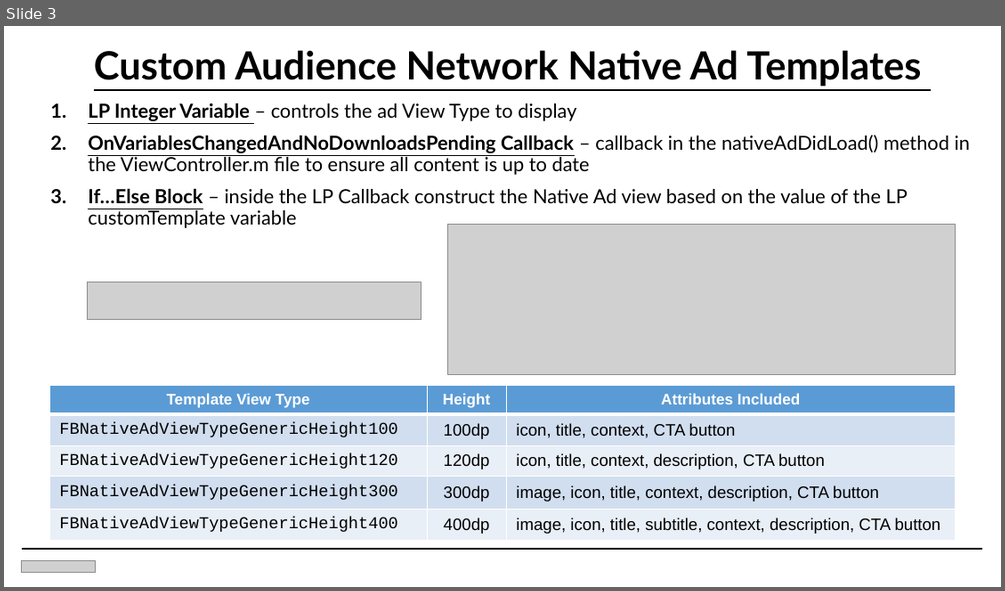
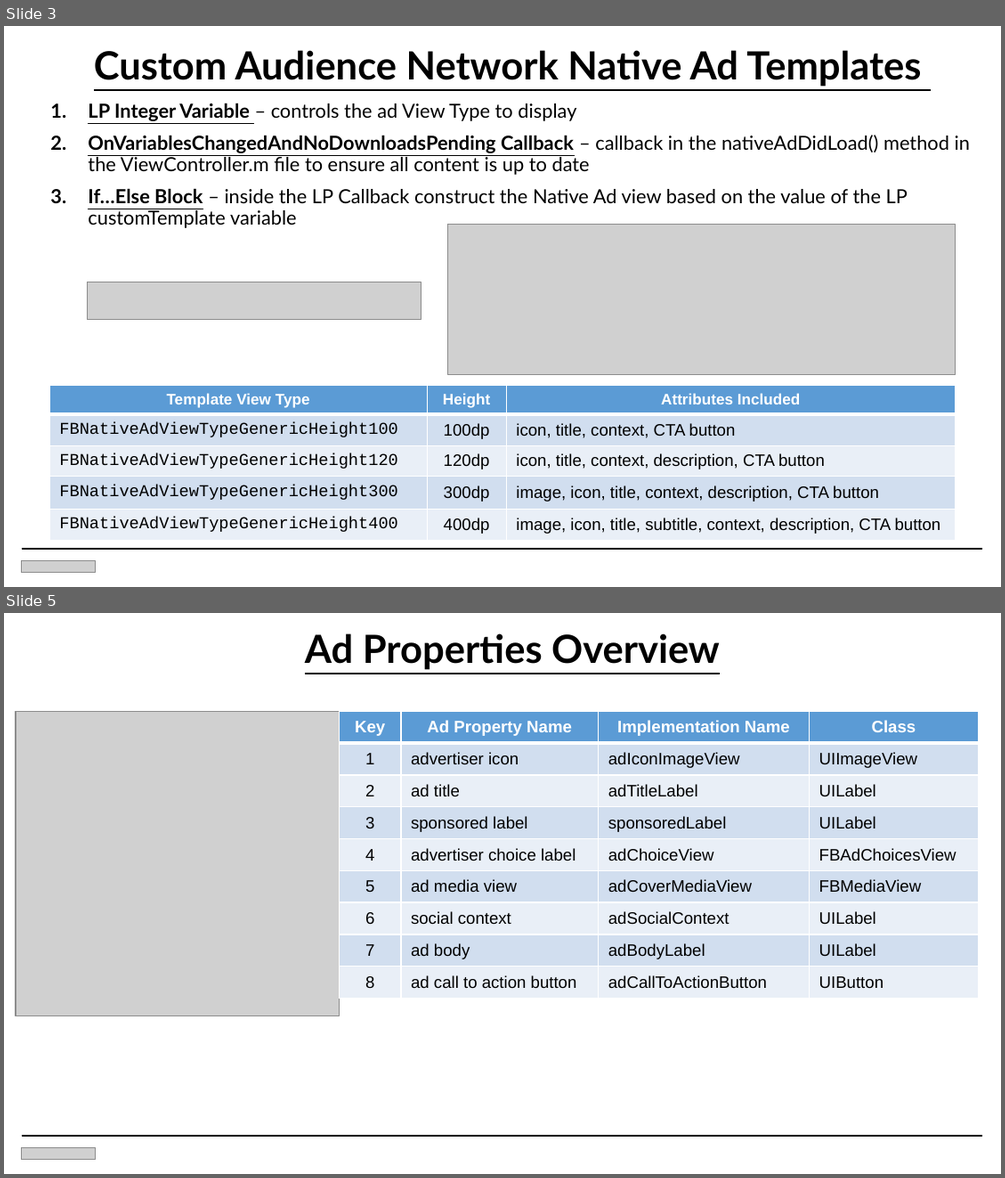
Before and after one commit to mrawlings89/NativeAdTemplates, a slide deck: FacebookNativeAds_LPintegration.pptx. Shown one above the other, each under a label of ours: slide 3 before the commit, slides 3 and 5 after it; the slides between them are not shown. The pictures are 1005x591 and 1005x1178 pixels, drawn with LibreOffice and Linux fonts; fonts in the diff are those of the drawing; grey boxes stand for pictures; background and template pictures are left out. Boxes give left, top, right and bottom in pixels: in the first picture for what was removed or moved away, otherwise in the second. Text is boxed around its words. In the diff, an @@ line names an element or a change of style, - is before the commit and + after.

```diff
--- a/FacebookNativeAds_LPintegration.pptx
+++ b/FacebookNativeAds_LPintegration.pptx
@@ slide 5 added at (4,613,1001,1174), background #FFFFFF @@
@@ text added at (305,633,720,670), 28 pt, text #000000, bold, underline @@
+Ad Properties Overview
@@ picture added at (16,712,340,1015) @@
@@ table added at (339,712,978,998), 9 rows, 4 columns @@
+Key | Ad Property Name | Implementation Name | Class
+1 | advertiser icon | adIconImageView | UIImageView
+2 | ad title | adTitleLabel | UILabel
+3 | sponsored label | sponsoredLabel | UILabel
+4 | advertiser choice label | adChoiceView | FBAdChoicesView
+5 | ad media view | adCoverMediaView | FBMediaView
+6 | social context | adSocialContext | UILabel
+7 | ad body | adBodyLabel | UILabel
+8 | ad call to action button | adCallToActionButton | UIButton
@@ line added from (21, 1135) to (983, 1135), #000000 1 pt @@
@@ picture added at (21,1147,96,1159) @@
```
Also in this commit, not shown: 1 slide changed, 1 other file.
